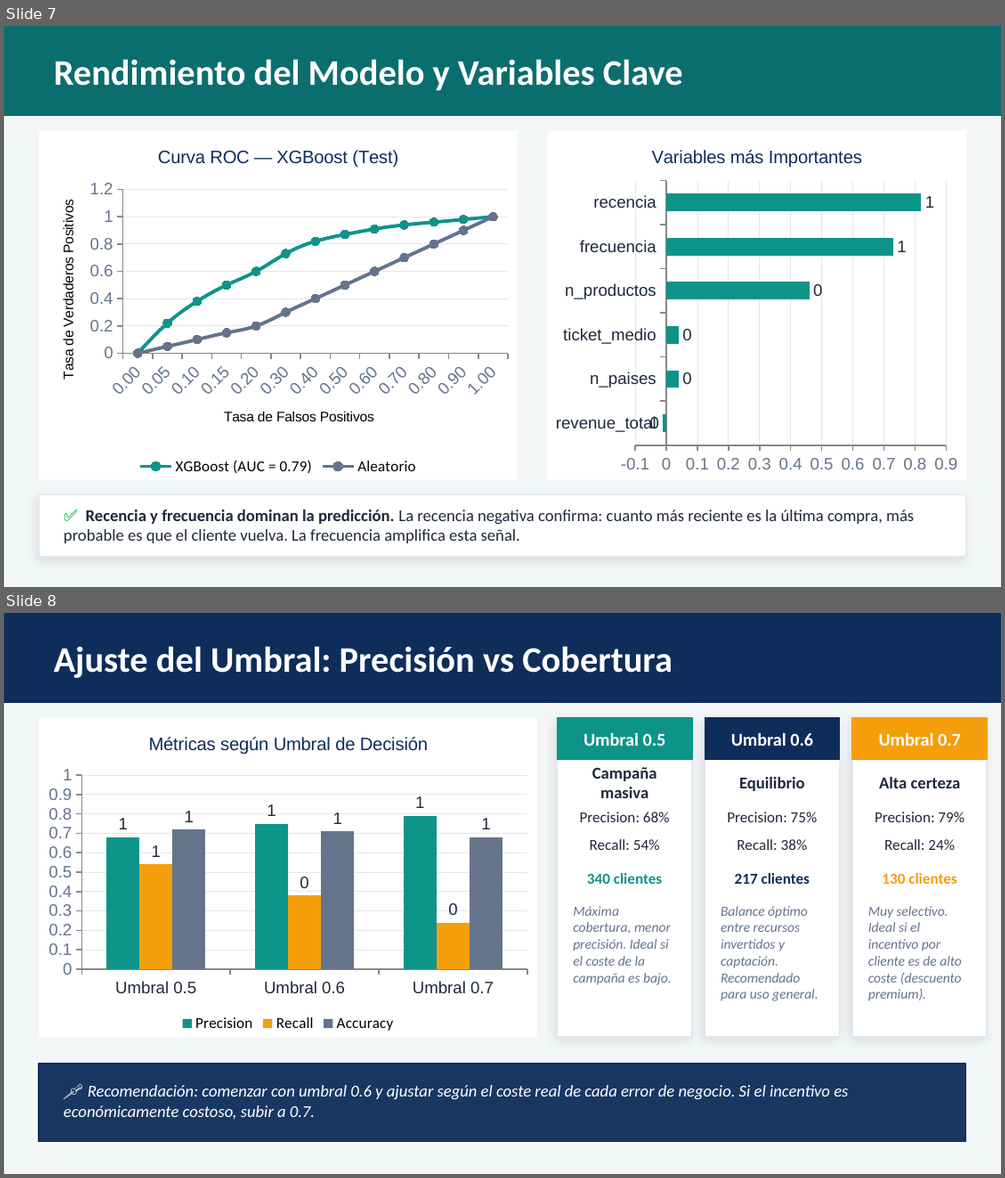
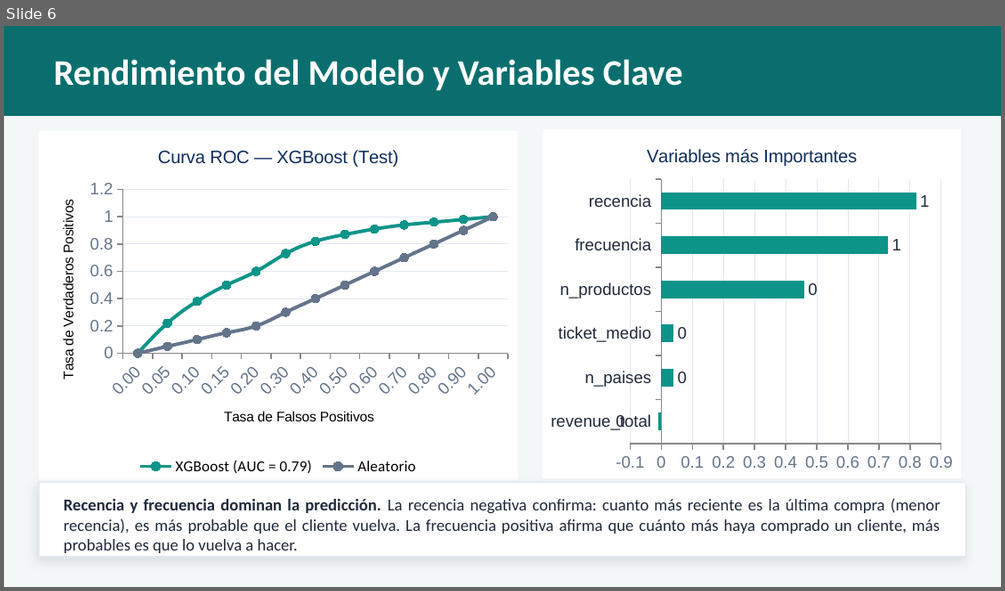
Before and after one commit to viictorhp/MachineLearningProject, a slide deck: presentacion_ml.pptx. Shown one above the other, each under a label of ours: slides 7 and 8 before the commit, slide 6 after it. The pictures are 1005x1178 and 1005x591 pixels, drawn with LibreOffice and Linux fonts; fonts in the diff are those of the drawing. Boxes give left, top, right and bottom in pixels: in the first picture for what was removed or moved away, otherwise in the second. Text is boxed around its words. In the diff, an @@ line names an element or a change of style, - is before the commit and + after.

Commit message:
Actualizo errores y modificaciones

```diff
--- a/presentacion_ml.pptx
+++ b/presentacion_ml.pptx
@@ slide 8 removed at (4,613,1001,1174), background #F4F7F8 @@
@@ rectangle removed at (4,613,1001,703) @@
@@ text removed at (54,646,672,678) @@
-Ajuste del Umbral: Precisión vs Cobertura
@@ column chart removed at (39,718,537,1037) @@
-title "Métricas según Umbral de Decisión"
-categories: Umbral 0.5, Umbral 0.6, Umbral 0.7
-Precision: 1, 1, 1
-Recall: 1, 0, 0
-Accuracy: 1, 1, 1
@@ rectangle removed at (558,718,692,1037) @@
@@ rectangle removed at (558,718,692,760) @@
@@ rectangle removed at (704,718,840,1037) @@
@@ rectangle removed at (704,718,840,760) @@
@@ rectangle removed at (852,718,987,1037) @@
@@ rectangle removed at (852,718,987,760) @@
@@ text removed at (583,732,666,746) @@
-Umbral 0.5
@@ text removed at (731,732,813,746) @@
-Umbral 0.6
@@ text removed at (879,732,961,746) @@
-Umbral 0.7
@@ text removed at (592,767,657,798) @@
-Campaña masiva
@@ text removed at (739,777,805,791) @@
-Equilibrio
@@ text removed at (879,777,961,788) @@
-Alta certeza
@@ text removed at (580,811,670,822) @@
-Precision: 68%
@@ text removed at (727,811,817,822) @@
-Precision: 75%
@@ text removed at (874,811,964,822) @@
-Precision: 79%
@@ text removed at (590,839,660,850) @@
-Recall: 54%
@@ text removed at (736,839,808,850) @@
-Recall: 38%
@@ text removed at (884,839,955,850) @@
-Recall: 24%
@@ text removed at (587,873,662,884) @@
-340 clientes
@@ text removed at (735,873,809,884) @@
-217 clientes
@@ text removed at (882,873,956,884) @@
-130 clientes
@@ text removed at (573,906,672,985) @@
-Máxima cobertura, menor precisión. Ideal si el coste de la campaña es bajo.
@@ text removed at (720,906,817,1001) @@
-Balance óptimo entre recursos invertidos y captación. Recomendado para uso general.
@@ text removed at (868,906,962,1001) @@
-Muy selectivo. Ideal si el incentivo por cliente es de alto coste (descuento premium).
@@ rectangle removed at (39,1063,966,1142) @@
@@ text removed at (64,1085,848,1119) @@
-📌 Recomendación: comenzar con umbral 0.6 y ajustar según el coste real de cada error de negocio. Si el incentivo es económicamente costoso, subir a 0.7.
@@ what was slide 7 is now slide 6 @@
@@ slide 6 changed as well @@
@@ bar chart at (542,128,961,477) @@
@@ data labels of Series 1 changed @@
@@ bar chart: place and size @@
-bar chart at (547,131,966,480)
+bar chart at (542,128,961,477)
@@ rectangle: place and size @@
-rectangle at (39,494,966,556)
+rectangle at (39,483,966,556)
@@ text at (64,498,940,553): text changed @@
-✅ Recencia y frecuencia dominan la predicción. La recencia negativa confirma: cuanto más reciente es la última compra, más probable es que el cliente vuelva. La frecuencia amplifica esta señal.
+Recencia y frecuencia dominan la predicción. La recencia negativa confirma: cuanto más reciente es la última compra (menor recencia), es más probable que el cliente vuelva. La frecuencia positiva afirma que cuánto más haya comprado un cliente, más probables es que lo vuelva a hacer.
```
Also in this commit, not shown: 7 other slides changed, 1 other slide removed, 2 other files.
